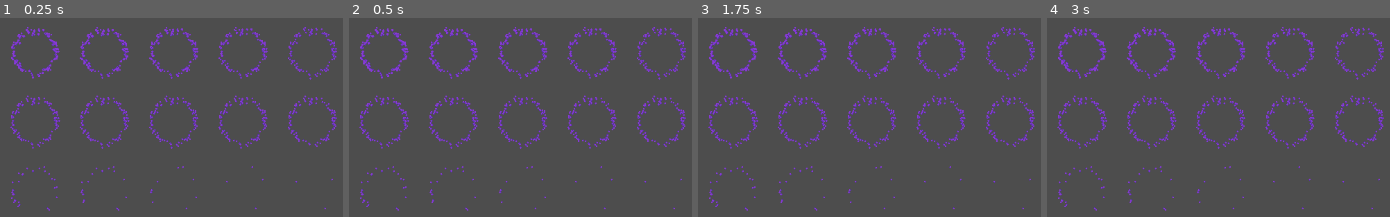
Above: before the commit, frames 1-4 (left to right).
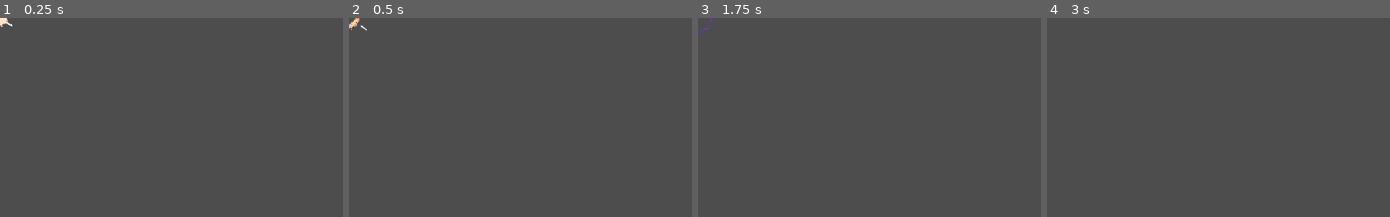
Above: after the commit, the same moments.

Repository: amantenoah/03-Shoot-EEm-Up
Game: Godot game, scene res://Scenes/boom.tscn
Two runs of this game, one before a commit and one after it. Both use one fixed random seed, a clock stepped at 60 frames per second and the inputs below. This scene is started directly instead of the project's main scene.
Inputs (mouse positions are in pixels of both pictures, inside the frame that each line leads up to):
- Up to frame 1 (0.25 s): no input
- Up to frame 2 (0.5 s): no input
- Up to frame 3 (1.75 s): tap Enter at 0.5 s; move the mouse to (outside the picture) at 0.52 s; hold D (right) 0.53-1.28 s; hold Right mouse button (damage) 0.53-1.28 s; move the mouse to (outside the picture) at 1.27 s; hold S (down) from 1.28 s (still down); right-click (outside the picture) at 1.35 s
- Up to frame 4 (3 s): tap Space at 2 s; move the mouse to (outside the picture) at 2.02 s; release S (down) at 2.03 s; press the mouse at (outside the picture) at 2.03 s; hold D (right) 2.03-2.78 s; right-click (outside the picture) at 2.3 s; tap Enter at 2.75 s; move the mouse to (outside the picture) at 2.77 s; release the mouse at (outside the picture) at 2.78 s; hold W (up) from 2.78 s (still down); right-click (outside the picture) at 2.85 s

The runs differ from the first frame. In frame 1, 6.2% of the frame differs, in the area x 0-99%, y 0-97%; in frame 2, 6.3%; in frame 3, 6.2%; in frame 4, 6.1%.

Commit message:
made player bigger, and added mini explosion scene for damage

Diff:
--- a/shoot-em-up/Scenes/boom.tscn
+++ b/shoot-em-up/Scenes/boom.tscn
@@ -1,8 +1,520 @@
 [gd_scene format=3 uid="uid://cngb7o8wnupna"]
 
 [ext_resource type="Texture2D" uid="uid://ukqdv3v8ib78" path="res://Assets/round_explosion/spritesheet/explosions.png" id="1_ry3b1"]
+[ext_resource type="Script" uid="uid://domluljyqoobt" path="res://Scripts/small_explosion.gd" id="2_a85u3"]
+
+[sub_resource type="AtlasTexture" id="AtlasTexture_ft5la"]
+atlas = ExtResource("1_ry3b1")
+region = Rect2(0, 0, 100, 100)
+
+[sub_resource type="AtlasTexture" id="AtlasTexture_svnm5"]
+atlas = ExtResource("1_ry3b1")
+region = Rect2(100, 0, 100, 100)
+
+[sub_resource type="AtlasTexture" id="AtlasTexture_xn10r"]
+atlas = ExtResource("1_ry3b1")
+region = Rect2(200, 0, 100, 100)
+
+[sub_resource type="AtlasTexture" id="AtlasTexture_w34ft"]
+atlas = ExtResource("1_ry3b1")
+region = Rect2(300, 0, 100, 100)
+
+[sub_resource type="AtlasTexture" id="AtlasTexture_gsylu"]
+atlas = ExtResource("1_ry3b1")
+region = Rect2(400, 0, 100, 100)
+
+[sub_resource type="AtlasTexture" id="AtlasTexture_8aayf"]
+atlas = ExtResource("1_ry3b1")
+region = Rect2(500, 0, 100, 100)
+
+[sub_resource type="AtlasTexture" id="AtlasTexture_qmxfd"]
+atlas = ExtResource("1_ry3b1")
+region = Rect2(600, 0, 100, 100)
+
+[sub_resource type="AtlasTexture" id="AtlasTexture_ab535"]
+atlas = ExtResource("1_ry3b1")
+region = Rect2(700, 0, 100, 100)
+
+[sub_resource type="AtlasTexture" id="AtlasTexture_recda"]
+atlas = ExtResource("1_ry3b1")
+region = Rect2(800, 0, 100, 100)
+
+[sub_resource type="AtlasTexture" id="AtlasTexture_ibjdx"]
+atlas = ExtResource("1_ry3b1")
+region = Rect2(900, 0, 100, 100)
+
+[sub_resource type="AtlasTexture" id="AtlasTexture_25o13"]
+atlas = ExtResource("1_ry3b1")
+region = Rect2(0, 100, 100, 100)
+
+[sub_resource type="AtlasTexture" id="AtlasTexture_npwqg"]
+atlas = ExtResource("1_ry3b1")
+region = Rect2(100, 100, 100, 100)
+
+[sub_resource type="AtlasTexture" id="AtlasTexture_p84gu"]
+atlas = ExtResource("1_ry3b1")
+region = Rect2(200, 100, 100, 100)
+
+[sub_resource type="AtlasTexture" id="AtlasTexture_68nfh"]
+atlas = ExtResource("1_ry3b1")
+region = Rect2(300, 100, 100, 100)
+
+[sub_resource type="AtlasTexture" id="AtlasTexture_c16fd"]
+atlas = ExtResource("1_ry3b1")
+region = Rect2(400, 100, 100, 100)
+
+[sub_resource type="AtlasTexture" id="AtlasTexture_h54ux"]
+atlas = ExtResource("1_ry3b1")
+region = Rect2(500, 100, 100, 100)
+
+[sub_resource type="AtlasTexture" id="AtlasTexture_ysdce"]
+atlas = ExtResource("1_ry3b1")
+region = Rect2(600, 100, 100, 100)
+
+[sub_resource type="AtlasTexture" id="AtlasTexture_sl5ve"]
+atlas = ExtResource("1_ry3b1")
+region = Rect2(700, 100, 100, 100)
+
+[sub_resource type="AtlasTexture" id="AtlasTexture_vy3al"]
+atlas = ExtResource("1_ry3b1")
+region = Rect2(800, 100, 100, 100)
+
+[sub_resource type="AtlasTexture" id="AtlasTexture_5lmu1"]
+atlas = ExtResource("1_ry3b1")
+region = Rect2(900, 100, 100, 100)
+
+[sub_resource type="AtlasTexture" id="AtlasTexture_12me8"]
+atlas = ExtResource("1_ry3b1")
+region = Rect2(0, 200, 100, 100)
+
+[sub_resource type="AtlasTexture" id="AtlasTexture_5d7uj"]
+atlas = ExtResource("1_ry3b1")
+region = Rect2(100, 200, 100, 100)
+
+[sub_resource type="AtlasTexture" id="AtlasTexture_0kjof"]
+atlas = ExtResource("1_ry3b1")
+region = Rect2(200, 200, 100, 100)
+
+[sub_resource type="AtlasTexture" id="AtlasTexture_wjpsa"]
+atlas = ExtResource("1_ry3b1")
+region = Rect2(300, 200, 100, 100)
+
+[sub_resource type="AtlasTexture" id="AtlasTexture_0mmg4"]
+atlas = ExtResource("1_ry3b1")
+region = Rect2(400, 200, 100, 100)
+
+[sub_resource type="AtlasTexture" id="AtlasTexture_rp2jw"]
+atlas = ExtResource("1_ry3b1")
+region = Rect2(500, 200, 100, 100)
+
+[sub_resource type="AtlasTexture" id="AtlasTexture_whvw5"]
+atlas = ExtResource("1_ry3b1")
+region = Rect2(600, 200, 100, 100)
+
+[sub_resource type="AtlasTexture" id="AtlasTexture_iid8t"]
+atlas = ExtResource("1_ry3b1")
+region = Rect2(700, 200, 100, 100)
+
+[sub_resource type="AtlasTexture" id="AtlasTexture_ljgt5"]
+atlas = ExtResource("1_ry3b1")
+region = Rect2(800, 200, 100, 100)
+
+[sub_resource type="AtlasTexture" id="AtlasTexture_nvivw"]
+atlas = ExtResource("1_ry3b1")
+region = Rect2(900, 200, 100, 100)
+
+[sub_resource type="AtlasTexture" id="AtlasTexture_rhcsd"]
+atlas = ExtResource("1_ry3b1")
+region = Rect2(0, 300, 100, 100)
+
+[sub_resource type="AtlasTexture" id="AtlasTexture_bh03m"]
+atlas = ExtResource("1_ry3b1")
+region = Rect2(100, 300, 100, 100)
+
+[sub_resource type="AtlasTexture" id="AtlasTexture_6i0ub"]
+atlas = ExtResource("1_ry3b1")
+region = Rect2(200, 300, 100, 100)
+
+[sub_resource type="AtlasTexture" id="AtlasTexture_1kb2c"]
+atlas = ExtResource("1_ry3b1")
+region = Rect2(300, 300, 100, 100)
+
+[sub_resource type="AtlasTexture" id="AtlasTexture_oxdvw"]
+atlas = ExtResource("1_ry3b1")
+region = Rect2(400, 300, 100, 100)
+
+[sub_resource type="AtlasTexture" id="AtlasTexture_ejw14"]
+atlas = ExtResource("1_ry3b1")
+region = Rect2(500, 300, 100, 100)
+
+[sub_resource type="AtlasTexture" id="AtlasTexture_5m8uy"]
+atlas = ExtResource("1_ry3b1")
+region = Rect2(600, 300, 100, 100)
+
+[sub_resource type="AtlasTexture" id="AtlasTexture_6r5xe"]
+atlas = ExtResource("1_ry3b1")
+region = Rect2(700, 300, 100, 100)
+
+[sub_resource type="AtlasTexture" id="AtlasTexture_se7c8"]
+atlas = ExtResource("1_ry3b1")
+region = Rect2(800, 300, 100, 100)
+
+[sub_resource type="AtlasTexture" id="AtlasTexture_y00a5"]
+atlas = ExtResource("1_ry3b1")
+region = Rect2(900, 300, 100, 100)
+
+[sub_resource type="AtlasTexture" id="AtlasTexture_7lh8f"]
+atlas = ExtResource("1_ry3b1")
+region = Rect2(0, 400, 100, 100)
+
+[sub_resource type="AtlasTexture" id="AtlasTexture_oxt18"]
+atlas = ExtResource("1_ry3b1")
+region = Rect2(100, 400, 100, 100)
+
+[sub_resource type="AtlasTexture" id="AtlasTexture_mqkiv"]
+atlas = ExtResource("1_ry3b1")
+region = Rect2(200, 400, 100, 100)
+
+[sub_resource type="AtlasTexture" id="AtlasTexture_gyoh4"]
+atlas = ExtResource("1_ry3b1")
+region = Rect2(300, 400, 100, 100)
+
+[sub_resource type="AtlasTexture" id="AtlasTexture_2g3jd"]
+atlas = ExtResource("1_ry3b1")
+region = Rect2(400, 400, 100, 100)
+
+[sub_resource type="AtlasTexture" id="AtlasTexture_6irsg"]
+atlas = ExtResource("1_ry3b1")
+region = Rect2(500, 400, 100, 100)
+
+[sub_resource type="AtlasTexture" id="AtlasTexture_50dno"]
+atlas = ExtResource("1_ry3b1")
+region = Rect2(600, 400, 100, 100)
+
+[sub_resource type="AtlasTexture" id="AtlasTexture_jikfj"]
+atlas = ExtResource("1_ry3b1")
+region = Rect2(700, 400, 100, 100)
+
+[sub_resource type="AtlasTexture" id="AtlasTexture_dbp3m"]
+atlas = ExtResource("1_ry3b1")
+region = Rect2(800, 400, 100, 100)
+
+[sub_resource type="AtlasTexture" id="AtlasTexture_1fvne"]
+atlas = ExtResource("1_ry3b1")
+region = Rect2(900, 400, 100, 100)
+
+[sub_resource type="AtlasTexture" id="AtlasTexture_uwipf"]
+atlas = ExtResource("1_ry3b1")
+region = Rect2(0, 500, 100, 100)
+
+[sub_resource type="AtlasTexture" id="AtlasTexture_r8gvm"]
+atlas = ExtResource("1_ry3b1")
+region = Rect2(100, 500, 100, 100)
+
+[sub_resource type="AtlasTexture" id="AtlasTexture_4lbtf"]
+atlas = ExtResource("1_ry3b1")
+region = Rect2(200, 500, 100, 100)
+
+[sub_resource type="AtlasTexture" id="AtlasTexture_50nt6"]
+atlas = ExtResource("1_ry3b1")
+region = Rect2(300, 500, 100, 100)
+
+[sub_resource type="AtlasTexture" id="AtlasTexture_2ddp5"]
+atlas = ExtResource("1_ry3b1")
+region = Rect2(400, 500, 100, 100)
+
+[sub_resource type="AtlasTexture" id="AtlasTexture_r6cqa"]
+atlas = ExtResource("1_ry3b1")
+region = Rect2(500, 500, 100, 100)
+
+[sub_resource type="AtlasTexture" id="AtlasTexture_7a8fi"]
+atlas = ExtResource("1_ry3b1")
+region = Rect2(600, 500, 100, 100)
+
+[sub_resource type="AtlasTexture" id="AtlasTexture_hj0kg"]
+atlas = ExtResource("1_ry3b1")
+region = Rect2(700, 500, 100, 100)
+
+[sub_resource type="AtlasTexture" id="AtlasTexture_seqbi"]
+atlas = ExtResource("1_ry3b1")
+region = Rect2(800, 500, 100, 100)
+
+[sub_resource type="AtlasTexture" id="AtlasTexture_x5xbu"]
+atlas = ExtResource("1_ry3b1")
+region = Rect2(900, 500, 100, 100)
+
+[sub_resource type="AtlasTexture" id="AtlasTexture_ca0uu"]
+atlas = ExtResource("1_ry3b1")
+region = Rect2(0, 600, 100, 100)
+
+[sub_resource type="AtlasTexture" id="AtlasTexture_lm0hf"]
+atlas = ExtResource("1_ry3b1")
+region = Rect2(100, 600, 100, 100)
+
+[sub_resource type="AtlasTexture" id="AtlasTexture_3kdms"]
+atlas = ExtResource("1_ry3b1")
+region = Rect2(200, 600, 100, 100)
+
+[sub_resource type="AtlasTexture" id="AtlasTexture_5weta"]
+atlas = ExtResource("1_ry3b1")
+region = Rect2(300, 600, 100, 100)
+
+[sub_resource type="AtlasTexture" id="AtlasTexture_byiar"]
+atlas = ExtResource("1_ry3b1")
+region = Rect2(400, 600, 100, 100)
+
+[sub_resource type="AtlasTexture" id="AtlasTexture_xt0bx"]
+atlas = ExtResource("1_ry3b1")
+region = Rect2(500, 600, 100, 100)
+
+[sub_resource type="AtlasTexture" id="AtlasTexture_8gowv"]
+atlas = ExtResource("1_ry3b1")
+region = Rect2(600, 600, 100, 100)
+
+[sub_resource type="AtlasTexture" id="AtlasTexture_wqd2n"]
+atlas = ExtResource("1_ry3b1")
+region = Rect2(700, 600, 100, 100)
+
+[sub_resource type="AtlasTexture" id="AtlasTexture_qsdn4"]
+atlas = ExtResource("1_ry3b1")
+region = Rect2(800, 600, 100, 100)
+
+[sub_resource type="AtlasTexture" id="AtlasTexture_8dpjb"]
+atlas = ExtResource("1_ry3b1")
+region = Rect2(900, 600, 100, 100)
+
+[sub_resource type="AtlasTexture" id="AtlasTexture_cpqv1"]
+atlas = ExtResource("1_ry3b1")
+region = Rect2(0, 700, 100, 100)
+
+[sub_resource type="SpriteFrames" id="SpriteFrames_ikkno"]
+animations = [{
+"frames": [{
+"duration": 1.0,
+"texture": SubResource("AtlasTexture_ft5la")
+}, {
+"duration": 1.0,
+"texture": SubResource("AtlasTexture_svnm5")
+}, {
+"duration": 1.0,
+"texture": SubResource("AtlasTexture_xn10r")
+}, {
+"duration": 1.0,
+"texture": SubResource("AtlasTexture_w34ft")
+}, {
+"duration": 1.0,
+"texture": SubResource("AtlasTexture_gsylu")
+}, {
+"duration": 1.0,
+"texture": SubResource("AtlasTexture_8aayf")
+}, {
+"duration": 1.0,
+"texture": SubResource("AtlasTexture_qmxfd")
+}, {
+"duration": 1.0,
+"texture": SubResource("AtlasTexture_ab535")
+}, {
+"duration": 1.0,
+"texture": SubResource("AtlasTexture_recda")
+}, {
+"duration": 1.0,
+"texture": SubResource("AtlasTexture_ibjdx")
+}, {
+"duration": 1.0,
+"texture": SubResource("AtlasTexture_25o13")
+}, {
+"duration": 1.0,
+"texture": SubResource("AtlasTexture_npwqg")
+}, {
+"duration": 1.0,
+"texture": SubResource("AtlasTexture_p84gu")
+}, {
+"duration": 1.0,
+"texture": SubResource("AtlasTexture_68nfh")
+}, {
+"duration": 1.0,
+"texture": SubResource("AtlasTexture_c16fd")
+}, {
+"duration": 1.0,
+"texture": SubResource("AtlasTexture_h54ux")
+}, {
+"duration": 1.0,
+"texture": SubResource("AtlasTexture_ysdce")
+}, {
+"duration": 1.0,
+"texture": SubResource("AtlasTexture_sl5ve")
+}, {
+"duration": 1.0,
+"texture": SubResource("AtlasTexture_vy3al")
+}, {
+"duration": 1.0,
+"texture": SubResource("AtlasTexture_5lmu1")
+}, {
+"duration": 1.0,
+"texture": SubResource("AtlasTexture_12me8")
+}, {
+"duration": 1.0,
+"texture": SubResource("AtlasTexture_5d7uj")
+}, {
+"duration": 1.0,
+"texture": SubResource("AtlasTexture_0kjof")
+}, {
+"duration": 1.0,
+"texture": SubResource("AtlasTexture_wjpsa")
+}, {
+"duration": 1.0,
+"texture": SubResource("AtlasTexture_0mmg4")
+}, {
+"duration": 1.0,
+"texture": SubResource("AtlasTexture_rp2jw")
+}, {
+"duration": 1.0,
+"texture": SubResource("AtlasTexture_whvw5")
+}, {
+"duration": 1.0,
+"texture": SubResource("AtlasTexture_iid8t")
+}, {
+"duration": 1.0,
+"texture": SubResource("AtlasTexture_ljgt5")
+}, {
+"duration": 1.0,
+"texture": SubResource("AtlasTexture_nvivw")
+}, {
+"duration": 1.0,
+"texture": SubResource("AtlasTexture_rhcsd")
+}, {
+"duration": 1.0,
+"texture": SubResource("AtlasTexture_bh03m")
+}, {
+"duration": 1.0,
+"texture": SubResource("AtlasTexture_6i0ub")
+}, {
+"duration": 1.0,
+"texture": SubResource("AtlasTexture_1kb2c")
+}, {
+"duration": 1.0,
+"texture": SubResource("AtlasTexture_oxdvw")
+}, {
+"duration": 1.0,
+"texture": SubResource("AtlasTexture_ejw14")
+}, {
+"duration": 1.0,
+"texture": SubResource("AtlasTexture_5m8uy")
+}, {
+"duration": 1.0,
+"texture": SubResource("AtlasTexture_6r5xe")
+}, {
+"duration": 1.0,
+"texture": SubResource("AtlasTexture_se7c8")
+}, {
+"duration": 1.0,
+"texture": SubResource("AtlasTexture_y00a5")
+}, {
+"duration": 1.0,
+"texture": SubResource("AtlasTexture_7lh8f")
+}, {
+"duration": 1.0,
+"texture": SubResource("AtlasTexture_oxt18")
+}, {
+"duration": 1.0,
+"texture": SubResource("AtlasTexture_mqkiv")
+}, {
+"duration": 1.0,
+"texture": SubResource("AtlasTexture_gyoh4")
+}, {
+"duration": 1.0,
+"texture": SubResource("AtlasTexture_2g3jd")
+}, {
+"duration": 1.0,
+"texture": SubResource("AtlasTexture_6irsg")
+}, {
+"duration": 1.0,
+"texture": SubResource("AtlasTexture_50dno")
+}, {
+"duration": 1.0,
+"texture": SubResource("AtlasTexture_jikfj")
+}, {
+"duration": 1.0,
+"texture": SubResource("AtlasTexture_dbp3m")
+}, {
+"duration": 1.0,
+"texture": SubResource("AtlasTexture_1fvne")
+}, {
+"duration": 1.0,
+"texture": SubResource("AtlasTexture_uwipf")
+}, {
+"duration": 1.0,
+"texture": SubResource("AtlasTexture_r8gvm")
+}, {
+"duration": 1.0,
+"texture": SubResource("AtlasTexture_4lbtf")
+}, {
+"duration": 1.0,
+"texture": SubResource("AtlasTexture_50nt6")
+}, {
+"duration": 1.0,
+"texture": SubResource("AtlasTexture_2ddp5")
+}, {
+"duration": 1.0,
+"texture": SubResource("AtlasTexture_r6cqa")
+}, {
+"duration": 1.0,
+"texture": SubResource("AtlasTexture_7a8fi")
+}, {
+"duration": 1.0,
+"texture": SubResource("AtlasTexture_hj0kg")
+}, {
+"duration": 1.0,
+"texture": SubResource("AtlasTexture_seqbi")
+}, {
+"duration": 1.0,
+"texture": SubResource("AtlasTexture_x5xbu")
+}, {
+"duration": 1.0,
+"texture": SubResource("AtlasTexture_ca0uu")
+}, {
+"duration": 1.0,
+"texture": SubResource("AtlasTexture_lm0hf")
+}, {
+"duration": 1.0,
+"texture": SubResource("AtlasTexture_3kdms")
+}, {
+"duration": 1.0,
+"texture": SubResource("AtlasTexture_5weta")
+}, {
+"duration": 1.0,
+"texture": SubResource("AtlasTexture_byiar")
+}, {
+"duration": 1.0,
+"texture": SubResource("AtlasTexture_xt0bx")
+}, {
+"duration": 1.0,
+"texture": SubResource("AtlasTexture_8gowv")
+}, {
+"duration": 1.0,
+"texture": SubResource("AtlasTexture_wqd2n")
+}, {
+"duration": 1.0,
+"texture": SubResource("AtlasTexture_qsdn4")
+}, {
+"duration": 1.0,
+"texture": SubResource("AtlasTexture_8dpjb")
+}, {
+"duration": 1.0,
+"texture": SubResource("AtlasTexture_cpqv1")
+}],
+"loop": false,
+"name": &"explode",
+"speed": 30.0
+}]
 
 [node name="Boom" type="Node2D" unique_id=792675857]
 
-[node name="Sprite2D" type="Sprite2D" parent="." unique_id=1765529816]
-texture = ExtResource("1_ry3b1")
+[node name="AnimatedSprite2D" type="AnimatedSprite2D" parent="." unique_id=1064856091]
+position = Vector2(-1.1920929e-06, 0)
+scale = Vector2(0.6, 0.61)
+sprite_frames = SubResource("SpriteFrames_ikkno")
+animation = &"explode"
+script = ExtResource("2_a85u3")
+
+[connection signal="animation_finished" from="AnimatedSprite2D" to="AnimatedSprite2D" method="_on_animation_finished"]
--- a/shoot-em-up/Scenes/game_scene.tscn
+++ b/shoot-em-up/Scenes/game_scene.tscn
@@ -1,34 +1,36 @@
 [gd_scene format=3 uid="uid://d2uub7xrm8ch6"]
 
-[ext_resource type="Texture2D" uid="uid://btq1m4od34xcc" path="res://Assets/backgrounds/Foozle_2DS0015_Void_EnvironmentPack/Backgrounds/PNGs/Condesed/Starry background  - Layer 01 - Void.png" id="1_2kgtr"]
-[ext_resource type="Script" uid="uid://cu51tck86c8yv" path="res://Scripts/parallax_2d.gd" id="1_pks1b"]
-[ext_resource type="Texture2D" uid="uid://bxg758er88o6f" path="res://Assets/backgrounds/Foozle_2DS0015_Void_EnvironmentPack/Backgrounds/PNGs/Condesed/Starry background  - Layer 02 - Stars.png" id="2_pks1b"]
-[ext_resource type="Texture2D" uid="uid://d2oiuisdlb85b" path="res://Assets/backgrounds/Foozle_2DS0015_Void_EnvironmentPack/Backgrounds/PNGs/Condesed/Starry background  - Layer 03 - Stars.png" id="3_4c48b"]
-[ext_resource type="Script" uid="uid://bdgnddmxbvgev" path="res://Scripts/player.gd" id="4_tsqg2"]
-[ext_resource type="Texture2D" uid="uid://caaa6elfh0eqe" path="res://Assets/Sprites/Player/Main Ship - Base - Full health.png" id="5_18lbr"]
+[ext_resource type="Script" uid="uid://cu51tck86c8yv" path="res://Scripts/parallax_2d.gd" id="1_rgj8m"]
+[ext_resource type="Texture2D" uid="uid://btq1m4od34xcc" path="res://Assets/backgrounds/Foozle_2DS0015_Void_EnvironmentPack/Backgrounds/PNGs/Condesed/Starry background  - Layer 01 - Void.png" id="2_2fmhe"]
+[ext_resource type="Texture2D" uid="uid://bxg758er88o6f" path="res://Assets/backgrounds/Foozle_2DS0015_Void_EnvironmentPack/Backgrounds/PNGs/Condesed/Starry background  - Layer 02 - Stars.png" id="3_7iton"]
+[ext_resource type="Texture2D" uid="uid://d2oiuisdlb85b" path="res://Assets/backgrounds/Foozle_2DS0015_Void_EnvironmentPack/Backgrounds/PNGs/Condesed/Starry background  - Layer 03 - Stars.png" id="4_ikfsv"]
+[ext_resource type="Script" uid="uid://bdgnddmxbvgev" path="res://Scripts/player.gd" id="5_5dgvu"]
+[ext_resource type="Texture2D" uid="uid://caaa6elfh0eqe" path="res://Assets/Sprites/Player/Main Ship - Base - Full health.png" id="6_uscyt"]
 
 [sub_resource type="CapsuleShape2D" id="CapsuleShape2D_kdryc"]
+radius = 16.0
+height = 60.0
 
 [node name="Game_Scene" type="Node2D" unique_id=1324647811]
 texture_filter = 1
 
 [node name="Moving_Background" type="Parallax2D" parent="." unique_id=126400260]
-script = ExtResource("1_pks1b")
+script = ExtResource("1_rgj8m")
 
 [node name="Void" type="Sprite2D" parent="Moving_Background" unique_id=207628418]
 position = Vector2(2872, 323)
 scale = Vector2(0.9984375, 1.797222)
-texture = ExtResource("1_2kgtr")
+texture = ExtResource("2_2fmhe")
 
 [node name="Stars" type="Sprite2D" parent="Moving_Background" unique_id=922370699]
 position = Vector2(2878.5002, 326.49997)
 scale = Vector2(0.9984375, 1.797222)
-texture = ExtResource("2_pks1b")
+texture = ExtResource("3_7iton")
 
 [node name="Void3" type="Sprite2D" parent="Moving_Background" unique_id=1239379175]
 position = Vector2(2878.5002, 326.49997)
 scale = Vector2(0.9984375, 1.797222)
-texture = ExtResource("3_4c48b")
+texture = ExtResource("4_ikfsv")
 
 [node name="Camera2D" type="Camera2D" parent="." unique_id=1549626815]
 position = Vector2(572, 323)
@@ -36,10 +38,12 @@
 [node name="Player" type="CharacterBody2D" parent="." unique_id=481887936]
 position = Vector2(59, 284)
 rotation = 1.5707964
-script = ExtResource("4_tsqg2")
+script = ExtResource("5_5dgvu")
 
 [node name="Sprite2D" type="Sprite2D" parent="Player" unique_id=1115578664]
-texture = ExtResource("5_18lbr")
+position = Vector2(0.74638367, -0.4511261)
+scale = Vector2(1.5937366, 1.5371901)
+texture = ExtResource("6_uscyt")
 
 [node name="CollisionShape2D" type="CollisionShape2D" parent="Player" unique_id=309810592]
 shape = SubResource("CapsuleShape2D_kdryc")
--- a/shoot-em-up/Scripts/player.gd
+++ b/shoot-em-up/Scripts/player.gd
@@ -10,6 +10,7 @@
 
 @onready var muzzle = $Muzzle
 @onready var sprite = $Sprite2D
+const Explosion = preload("res://Scenes/boom.tscn")
 
 func _physics_process(delta: float) -> void:
 	move_input = Input.get_vector("left","right","up",'down')
@@ -45,8 +46,13 @@
 var tex_critical = preload("res://Assets/Sprites/Player/Main Ship - Base - Very damaged.png")
 
 func take_damage(amount: int):
+
 	health -= amount
 	update_appearance()
+
+	var explosion = Explosion.instantiate()
+	explosion.position = position + Vector2(randf_range(-5,5), randf_range(-5,5))
+	get_parent().add_child(explosion)
 
 	if health <= 0:
 		explode()
--- /dev/null
+++ b/shoot-em-up/Scripts/small_explosion.gd
@@ -0,0 +1,14 @@
+extends AnimatedSprite2D
+
+
+func _ready() -> void:
+	play("explode")
+
+
+# Called every frame. 'delta' is the elapsed time since the previous frame.
+func _process(delta: float) -> void:
+	pass
+
+
+func _on_animation_finished() -> void:
+	queue_free()
Not shown, added: shoot-em-up/Scripts/small_explosion.gd.uid
